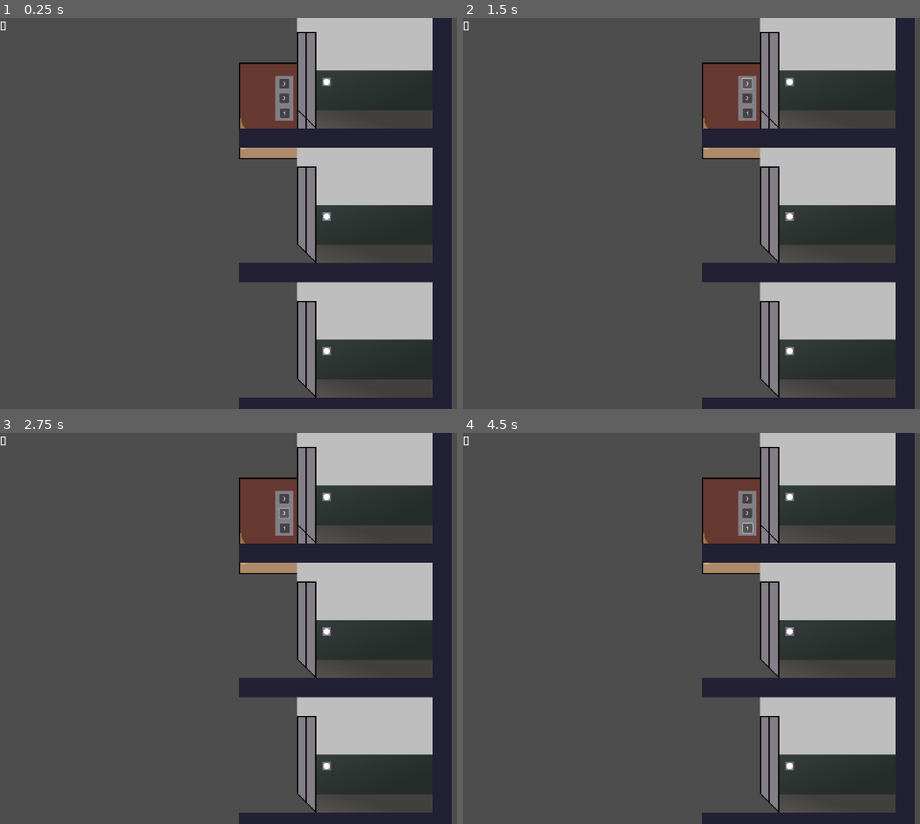
Above: before the commit, frames 1-4 (two rows, left to right).
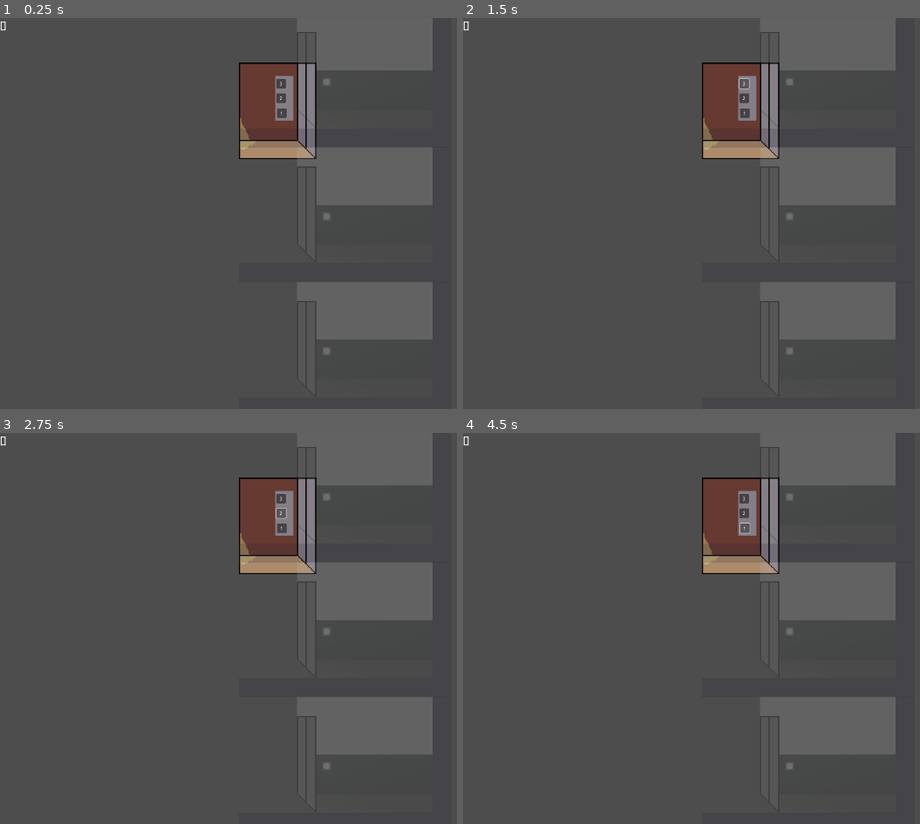
Above: after the commit, the same moments.

Repository: uvaprol/ElevtorBrain
Game: Godot game, scene res://scripts/main.tscn
Two runs of this game, one before a commit and one after it. Both use one fixed random seed, a clock stepped at 60 frames per second and the inputs below.
Inputs:
- Up to frame 1 (0.25 s): no input
- Up to frame 2 (1.5 s): click "1" at 0.5 s; click "3" at 1.25 s
- Up to frame 3 (2.75 s): click "2" at 2 s
- Up to frame 4 (4.5 s): click "3" at 2.75 s; click "2" at 3.5 s; click "1" at 4.25 s

The runs differ from the first frame. In frame 1, 30% of the frame differs, in the area x 52-99%, y 0-100%; in frame 2, 30%; in frame 3, 30%; in frame 4, 30%.

Commit message:
elevator_doors_animation

Diff:
--- a/scenes/elevator.tscn
+++ b/scenes/elevator.tscn
@@ -3,31 +3,31 @@
 [ext_resource type="Script" uid="uid://7bhdc5fhc1h2" path="res://scripts/elevator.gd" id="1_8o2wm"]
 [ext_resource type="Texture2D" uid="uid://dswcatly81w5d" path="res://sprites/elevator_animation.svg" id="2_8lbij"]
 
+[sub_resource type="AtlasTexture" id="AtlasTexture_8lbij"]
+atlas = ExtResource("2_8lbij")
+region = Rect2(0, 0, 80, 112)
+
 [sub_resource type="AtlasTexture" id="AtlasTexture_jmdsd"]
 atlas = ExtResource("2_8lbij")
-region = Rect2(0, 0, 85, 112)
+region = Rect2(80, 0, 80, 112)
 
 [sub_resource type="AtlasTexture" id="AtlasTexture_gisge"]
 atlas = ExtResource("2_8lbij")
-region = Rect2(85, 0, 85, 112)
-
-[sub_resource type="AtlasTexture" id="AtlasTexture_pr5mj"]
-atlas = ExtResource("2_8lbij")
-region = Rect2(170, 0, 85, 112)
+region = Rect2(160, 0, 80, 112)
 
 [sub_resource type="SpriteFrames" id="SpriteFrames_xslfi"]
 animations = [{
 "frames": [{
 "duration": 1.0,
+"texture": SubResource("AtlasTexture_8lbij")
+}, {
+"duration": 1.0,
 "texture": SubResource("AtlasTexture_jmdsd")
 }, {
 "duration": 1.0,
 "texture": SubResource("AtlasTexture_gisge")
-}, {
-"duration": 1.0,
-"texture": SubResource("AtlasTexture_pr5mj")
 }],
-"loop": true,
+"loop": false,
 "name": &"default",
 "speed": 5.0
 }]
@@ -38,6 +38,7 @@
 [node name="AnimatedSprite2D" type="AnimatedSprite2D" parent="."]
 scale = Vector2(2, 2)
 sprite_frames = SubResource("SpriteFrames_xslfi")
+frame_progress = 0.8749486
 
 [node name="Button" type="Button" parent="."]
 offset_left = 14.000001
@@ -67,4 +68,5 @@
 wait_time = 2.0
 one_shot = true
 
+[connection signal="animation_finished" from="AnimatedSprite2D" to="." method="_on_animated_sprite_2d_animation_finished"]
 [connection signal="timeout" from="Timer" to="." method="_on_timer_timeout"]
--- a/scenes/floor.tscn
+++ b/scenes/floor.tscn
@@ -36,6 +36,7 @@
 script = ExtResource("1_ukw5w")
 
 [node name="AnimatedSprite2D" type="AnimatedSprite2D" parent="."]
+modulate = Color(1, 1, 1, 0.1882353)
 scale = Vector2(2, 2)
 sprite_frames = SubResource("SpriteFrames_poy5y")
 
--- a/scenes/main.gd
+++ b/scenes/main.gd
@@ -2,6 +2,13 @@
 
 var floor_tasks = []
 var elevator_tasks = []
+#var floors = []
+#
+#func _ready() -> void:
+	#for child in get_children():
+		#if child.name.find('Floor') != -1:
+			#floors.append(child)
+	#print(floors)
 
 func _process(_delta: float) -> void:
 	if len(floor_tasks) != 0 and ($Elevator.move_direction == 'up'
--- a/scripts/elevator.gd
+++ b/scripts/elevator.gd
@@ -1,32 +1,42 @@
 extends Node2D
 
-#
-var floor_y = []
+var floors = []
 var task = null
 var move_direction = null
+var open_on_floor = false
+var open_status = false
 
 func _ready() -> void:
 	for child in $"..".get_children():
 		if child.name.find('Floor') != -1:
-			floor_y.append(child.position.y)
-	#floor_y.sort()
-	print(floor_y)
+			floors.append(child)
+	print(floors)
 
 func _process(_delta: float) -> void:
-	if task and $Timer.is_stopped():
-		if position.y < floor_y[task - 1]:
+	if task and not open_on_floor:
+		if position.y < floors[task - 1].position.y:
 			position.y += 1
 			move_direction = 'down'
-		elif position.y > floor_y[task - 1]:
+		elif position.y > floors[task - 1].position.y:
 			position.y -= 1
 			move_direction = 'up'
 		else:
 			move_direction = 'stop'
-			$Timer.start()
-
+			open_on_floor = true
+			$"..".floor_tasks.erase(task)
+			$"..".elevator_tasks.erase(task)
+			$AnimatedSprite2D.play('default')
+			open_status = true
+			#$AnimatedSprite2D.play_backwards('default')
 
 func _on_timer_timeout() -> void:
-	$"..".floor_tasks.erase(task)
-	$"..".elevator_tasks.erase(task)
+	$AnimatedSprite2D.play_backwards('default')
+	open_status = false
 	move_direction = null
 	task = null
+
+func _on_animated_sprite_2d_animation_finished() -> void:
+	if open_status:
+		$Timer.start()
+	else:
+		open_on_floor = false
--- a/scripts/main.tscn
+++ b/scripts/main.tscn
@@ -8,7 +8,7 @@
 script = ExtResource("1_irwmq")
 
 [node name="Elevator" parent="." instance=ExtResource("2_hakmx")]
-position = Vector2(448.1, 154)
+position = Vector2(443.1, 154)
 scale = Vector2(0.99803394, 0.99803394)
 
 [node name="Floor1" parent="." instance=ExtResource("3_0nr8p")]
--- a/sprites/elevator_animation.svg
+++ b/sprites/elevator_animation.svg
@@ -80,7 +80,6 @@
 <rect x="104" y="76" width="22" height="3" fill="#663931" />
 <rect x="183" y="76" width="1" height="4" fill="#997B53" />
 <rect x="184" y="76" width="22" height="3" fill="#663931" />
-<rect x="168" y="78" width="1" height="1" fill="#847E87" />
 <rect x="24" y="79" width="1" height="1" fill="#997B53" />
 <rect x="25" y="79" width="21" height="1" fill="#663931" />
 <rect x="104" y="79" width="1" height="1" fill="#997B53" />
